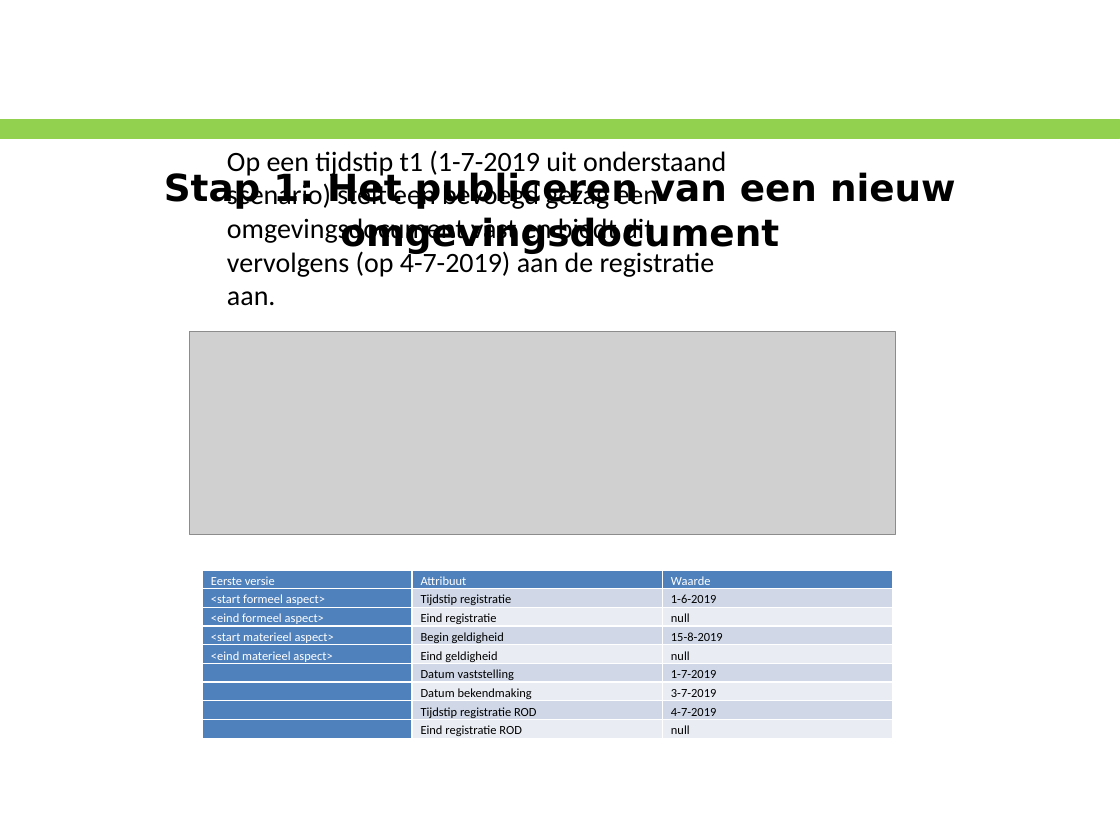
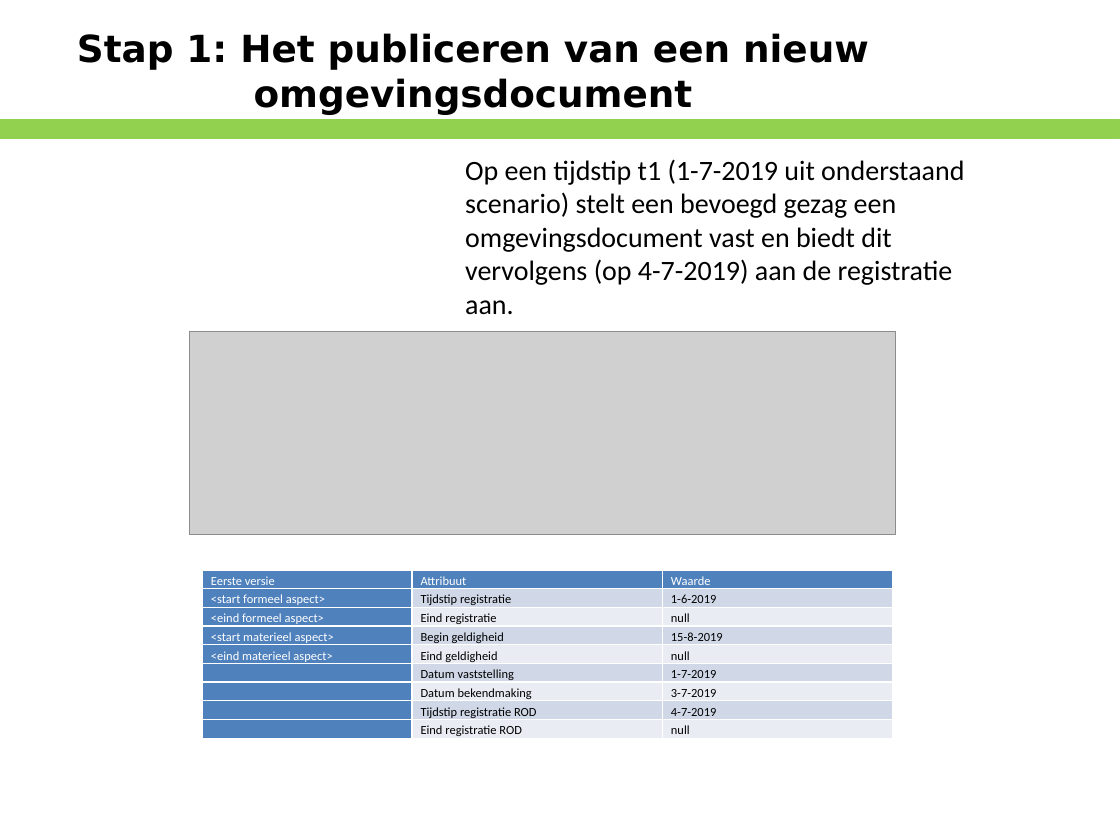
Before and after one commit to Geonovum/IMOR-dev, a slide deck: slide 14 of Modeldocument/IMOD versie05.pptx. Drawn at 1120x840 pixels with LibreOffice and Linux fonts; fonts in the diff are those of the drawing; grey boxes stand for pictures; background and template pictures are left out. Boxes give left, top, right and bottom in pixels: in the first picture for what was removed or moved away, otherwise in the second. Text is boxed around its words. In the diff, an @@ line names an element or a change of style, - is before the commit and + after.

```diff
--- a/Modeldocument/IMOD versie05.pptx
+++ b/Modeldocument/IMOD versie05.pptx
@@ title "Stap 1: Het publiceren van ...": place and size @@
-title "Stap 1: Het publiceren van ..." at bbox=[164, 171, 956, 254]
+title "Stap 1: Het publiceren van ..." at bbox=[77, 33, 869, 115]
@@ text "Op een tijdstip t1 (1-7-2019 ...": place and size @@
-text "Op een tijdstip t1 (1-7-2019 ..." at bbox=[227, 151, 726, 306]
+text "Op een tijdstip t1 (1-7-2019 ..." at bbox=[465, 159, 964, 315]
```
Also in this commit, not shown: 3 other slides changed, 4 other files.
